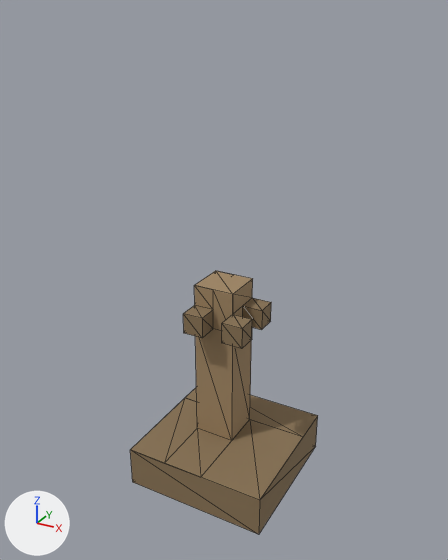
The glTF model assets/interiores/perchero_roble_01.glb as it was, and as the next commit left it.
Before and after are seen from a camera (50 mm lens) standing at (0.911, -1.655, 1.549) and looking at (0.025, -0.045, 0.744). Every picture has the same lights, and +X, +Y and +Z are marked at lower left. The picture after the commit comes second. Mesh edges are drawn as thin lines. Vertices at exactly the same position are counted once.

The first picture shows 'perchero_roble'.
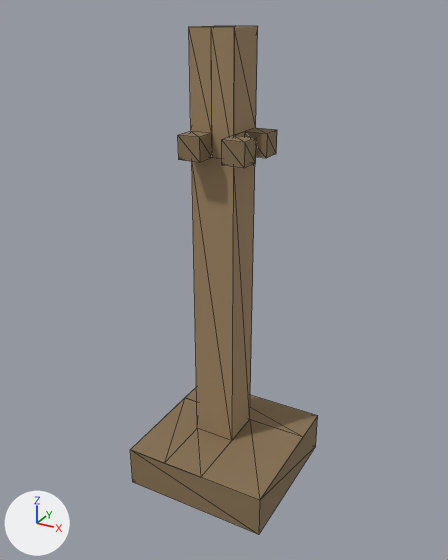
Changed parts and their boxes [x1, y1, x2, y2] in the pictures (448 x 560 px; the box of a moved part takes in the faces that stretch with it):
'perchero_roble', reshaped (93% taller): before [130, 271, 318, 534]; after [130, 26, 318, 534]
part 1 of me_perchero_roble, moved or reshaped: before [183, 298, 271, 440]; after [178, 128, 277, 440]
part 2 of me_perchero_roble, moved or reshaped: before [194, 271, 253, 331]; after [189, 26, 258, 159]

The change in detail:
me_perchero_roble is used by ob_perchero_roble; location (0.0, 0.0, 0.0).
me_perchero_roble had 52 vertices, 80 faces and spanned x -0.214..0.286, y -0.286..0.214, z 0.0..0.714.
me_perchero_roble now has 52 vertices, 80 faces and spans x -0.214..0.286, y -0.286..0.214, z 0.0..1.5.
me_perchero_roble part 1: all 30 vertices in x -0.071..0.143, y -0.143..0.071, z 0.571..0.643 are moved by (0.0, 0.0, 0.571).
me_perchero_roble part 2: all 6 vertices in x -0.071..0.071, y -0.071..0.071, z 0.714 are moved by (0.0, 0.0, 0.786).
